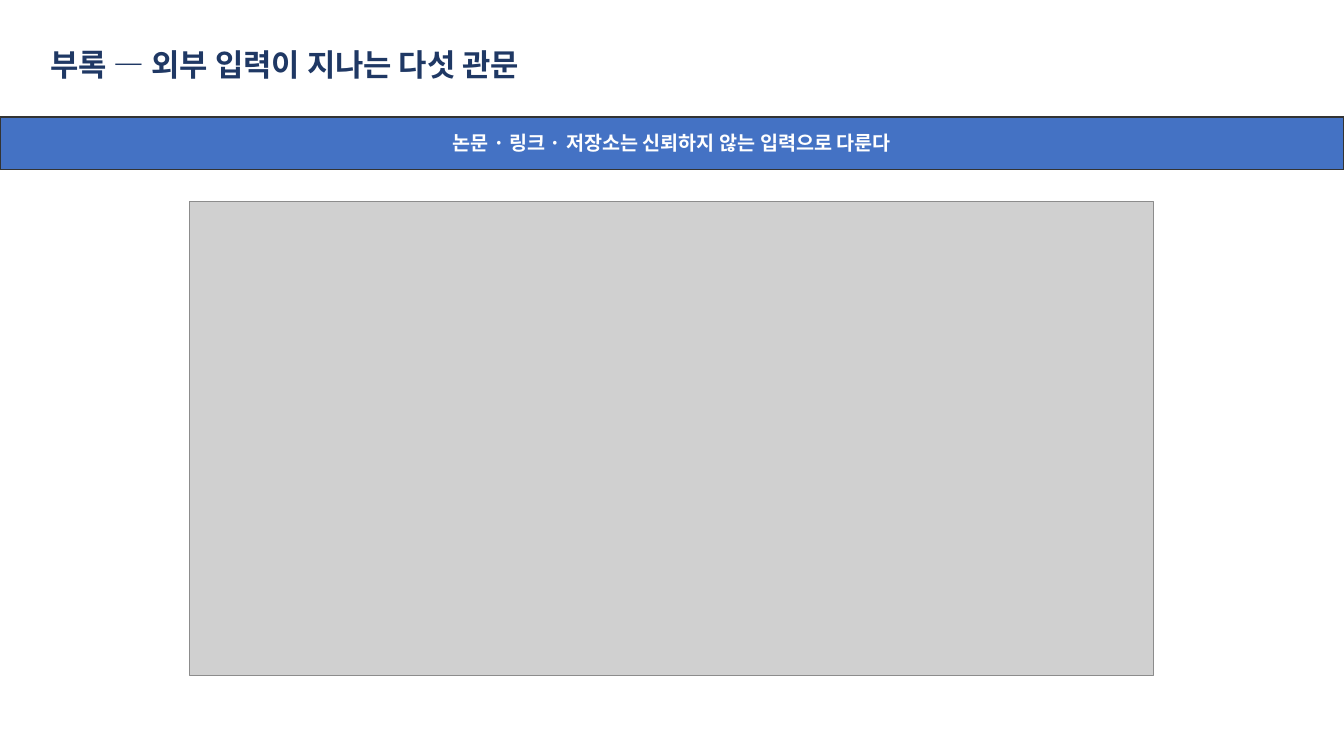
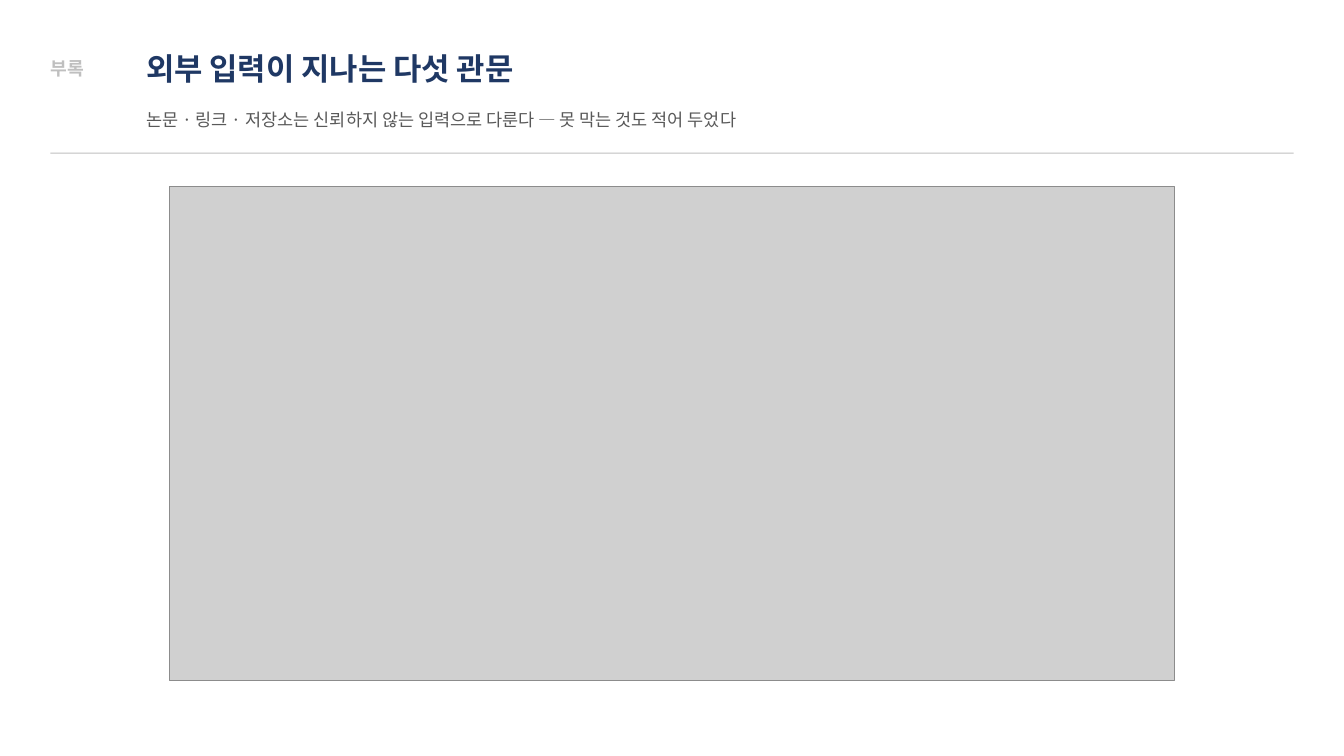
Before and after one commit to moon201595/agent, a slide deck: slide 12 of docs/diagrams_feedback_2026-09-17/피드백_반영_보고_2026-09-20.pptx. Drawn at 1344x756 pixels with LibreOffice and Linux fonts; fonts in the diff are those of the drawing; grey boxes stand for pictures. Boxes give left, top, right and bottom in pixels: in the first picture for what was removed or moved away, otherwise in the second. Text is boxed around its words. In the diff, an @@ line names an element or a change of style, - is before the commit and + after.

```diff
--- a/docs/diagrams_feedback_2026-09-17/피드백_반영_보고_2026-09-20.pptx
+++ b/docs/diagrams_feedback_2026-09-17/피드백_반영_보고_2026-09-20.pptx
@@ text at [146,54,514,83]: text changed @@
-부록 — 외부 입력이 지나는 다섯 관문
+외부 입력이 지나는 다섯 관문
@@ text added at [50,60,83,76], 13 pt, text #BFBFBF, bold @@
+부록
@@ rectangle removed at [0,117,1344,169] @@
@@ text at [146,111,736,128]: text changed; size 14 to 12.5 pt; text colour #FFFFFF to #595959; bold off @@
-논문 · 링크 · 저장소는 신뢰하지 않는 입력으로 다룬다
+논문 · 링크 · 저장소는 신뢰하지 않는 입력으로 다룬다 — 못 막는 것도 적어 두었다
@@ line added from (50, 153) to (1294, 153), #BFBFBF 0.75 pt @@
@@ picture: place and size @@
-picture at [190,202,1153,676]
+picture at [169,187,1175,681]
```
Also in this commit, not shown: 11 other slides changed, 3 other files.
